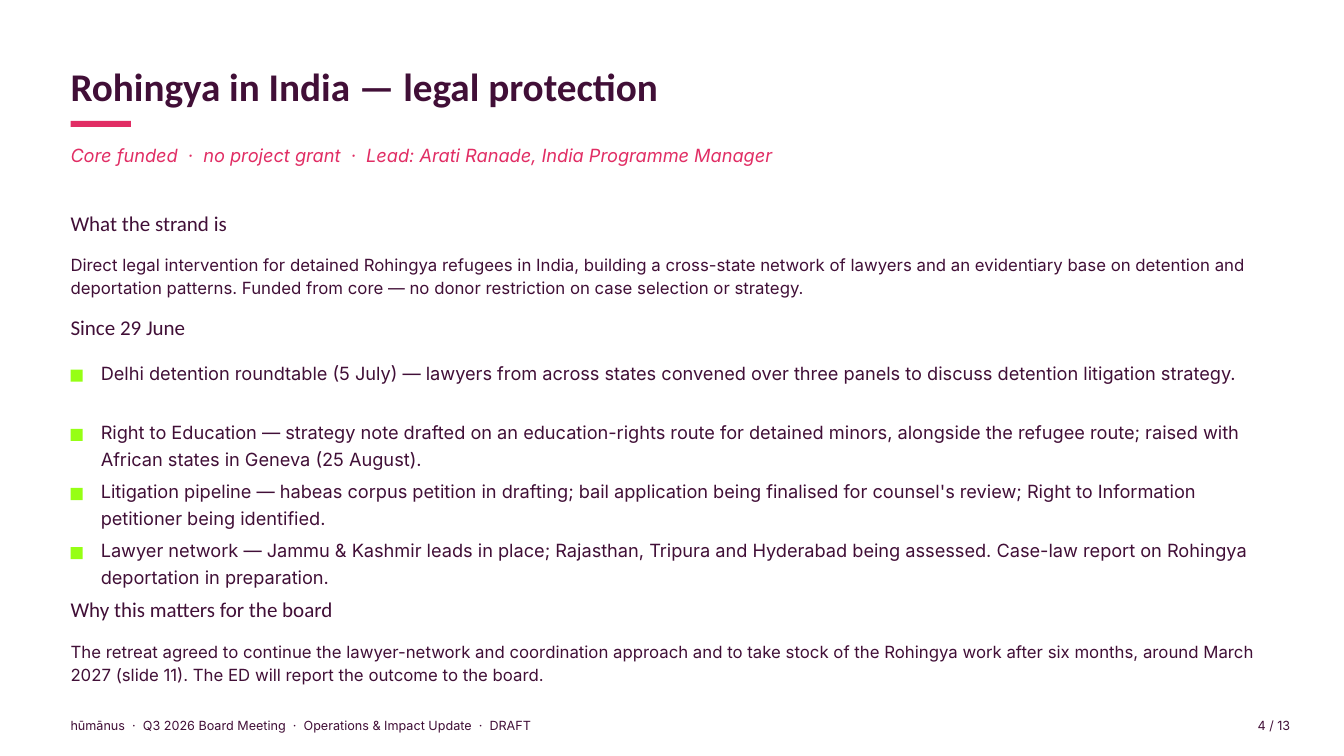
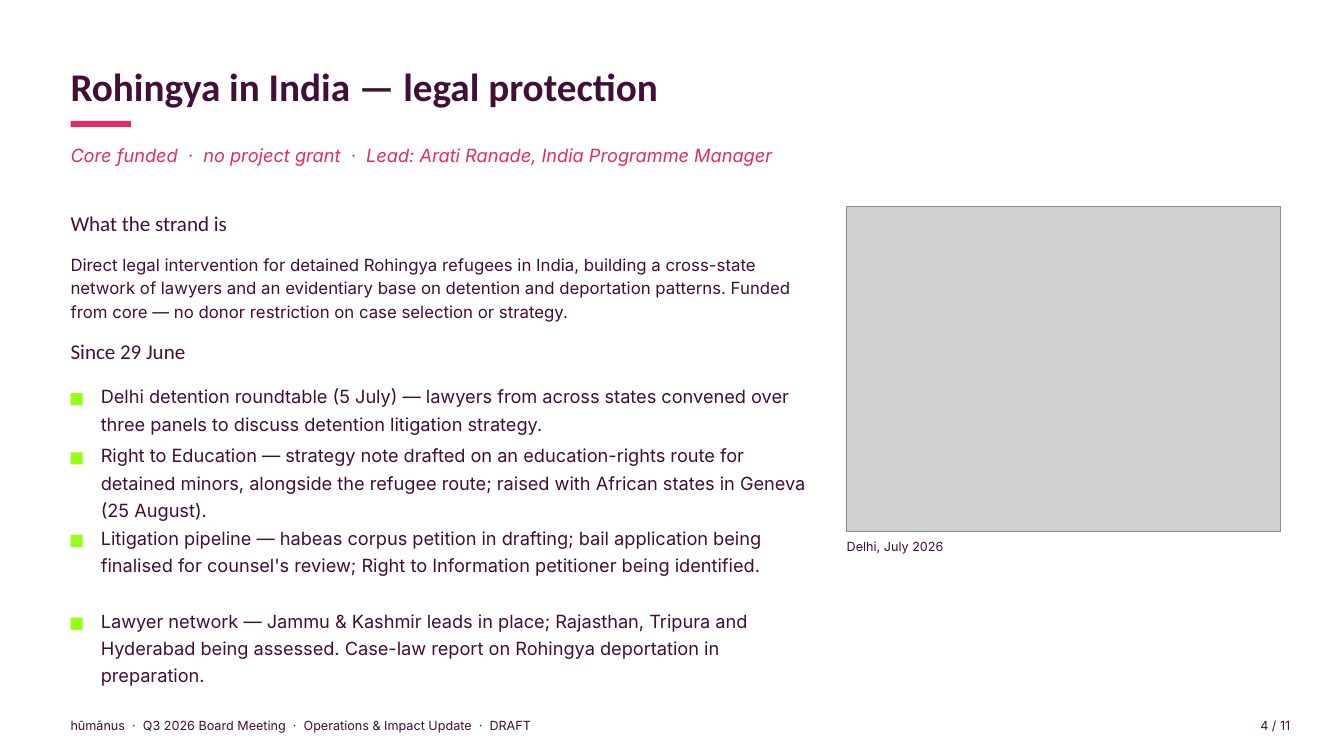
Before and after one commit to evafrances04/humanusGovernance, a slide deck: slide 4 of 2026/Q3/ED-Operations-Impact-Q3-2026-DRAFT.pptx. Drawn at 1344x756 pixels with LibreOffice and Linux fonts; fonts in the diff are those of the drawing; grey boxes stand for pictures. Boxes give left, top, right and bottom in pixels: in the first picture for what was removed or moved away, otherwise in the second. Text is boxed around its words. In the diff, an @@ line names an element or a change of style, - is before the commit and + after.

```diff
--- a/2026/Q3/ED-Operations-Impact-Q3-2026-DRAFT.pptx
+++ b/2026/Q3/ED-Operations-Impact-Q3-2026-DRAFT.pptx
@@ picture added at (847, 207, 1280, 532) @@
@@ text "Direct legal intervention for detained ..." rewrapped from (71, 258, 1245, 298) to (71, 258, 791, 322) @@
@@ text "Since 29 June": place and size @@
-text "Since 29 June" at (71, 320, 185, 335)
+text "Since 29 June" at (71, 344, 185, 359)
@@ text "Delhi detention roundtable (5 July) ..." rewrapped from (101, 365, 1236, 384) to (101, 388, 789, 435) @@
@@ rectangle: place and size @@
-rectangle at (71, 370, 83, 382)
+rectangle at (71, 393, 83, 405)
@@ text "Right to Education — strategy ..." rewrapped from (101, 425, 1239, 470) to (101, 448, 805, 521) @@
@@ rectangle: place and size @@
-rectangle at (71, 429, 83, 441)
+rectangle at (71, 453, 83, 465)
@@ rectangle: place and size @@
-rectangle at (71, 547, 83, 560)
+rectangle at (71, 535, 83, 547)
@@ text "Litigation pipeline — habeas corpus ..." rewrapped from (101, 484, 1196, 529) to (101, 531, 761, 576) @@
@@ text added at (847, 541, 943, 554), 9 pt, text #410F37 @@
+Delhi, July 2026
@@ rectangle: place and size @@
-rectangle at (71, 488, 83, 500)
+rectangle at (71, 618, 83, 630)
@@ text removed at (71, 602, 332, 621) @@
-Why this matters for the board
@@ text "Lawyer network — Jammu & ..." rewrapped from (101, 543, 1247, 588) to (101, 614, 747, 659) @@
@@ text removed at (71, 645, 1253, 685) @@
-The retreat agreed to continue the lawyer-network and coordination approach and to take stock of the Rohingya work after six months, around March 2027 (slide 11). The ED will report the outcome to the board.
@@ text at (1260, 720, 1290, 730): text changed @@
-4 / 13
+4 / 11
```
Also in this commit, not shown: 8 other slides changed, 2 slides removed, 6 other files.
